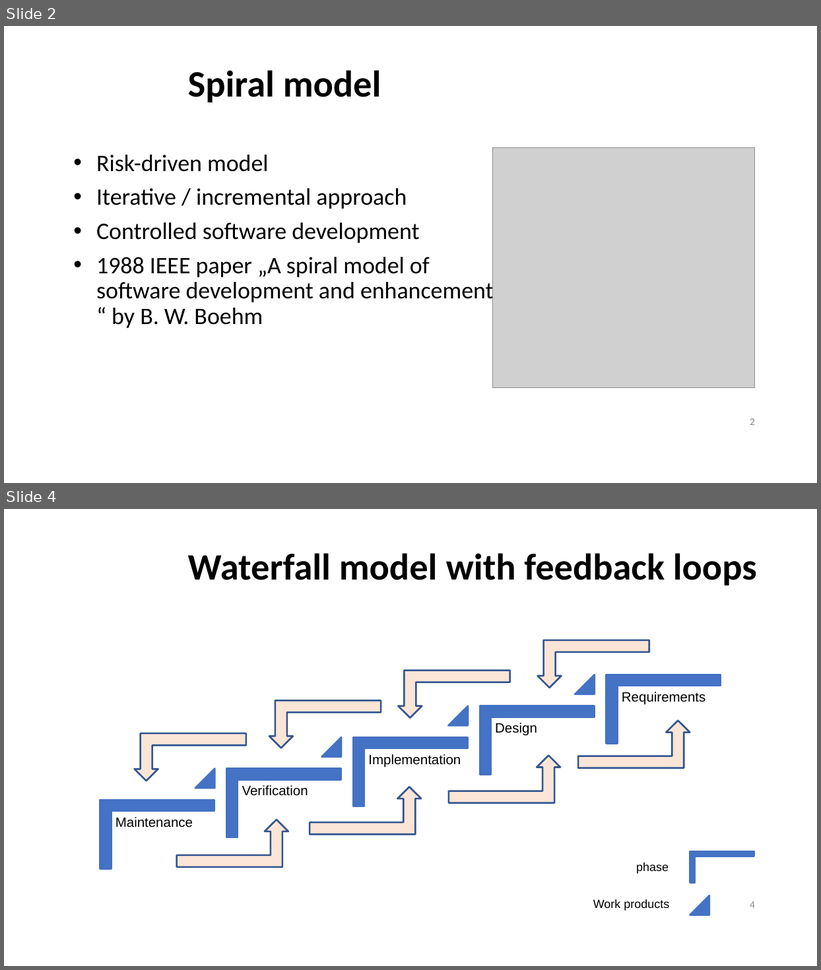
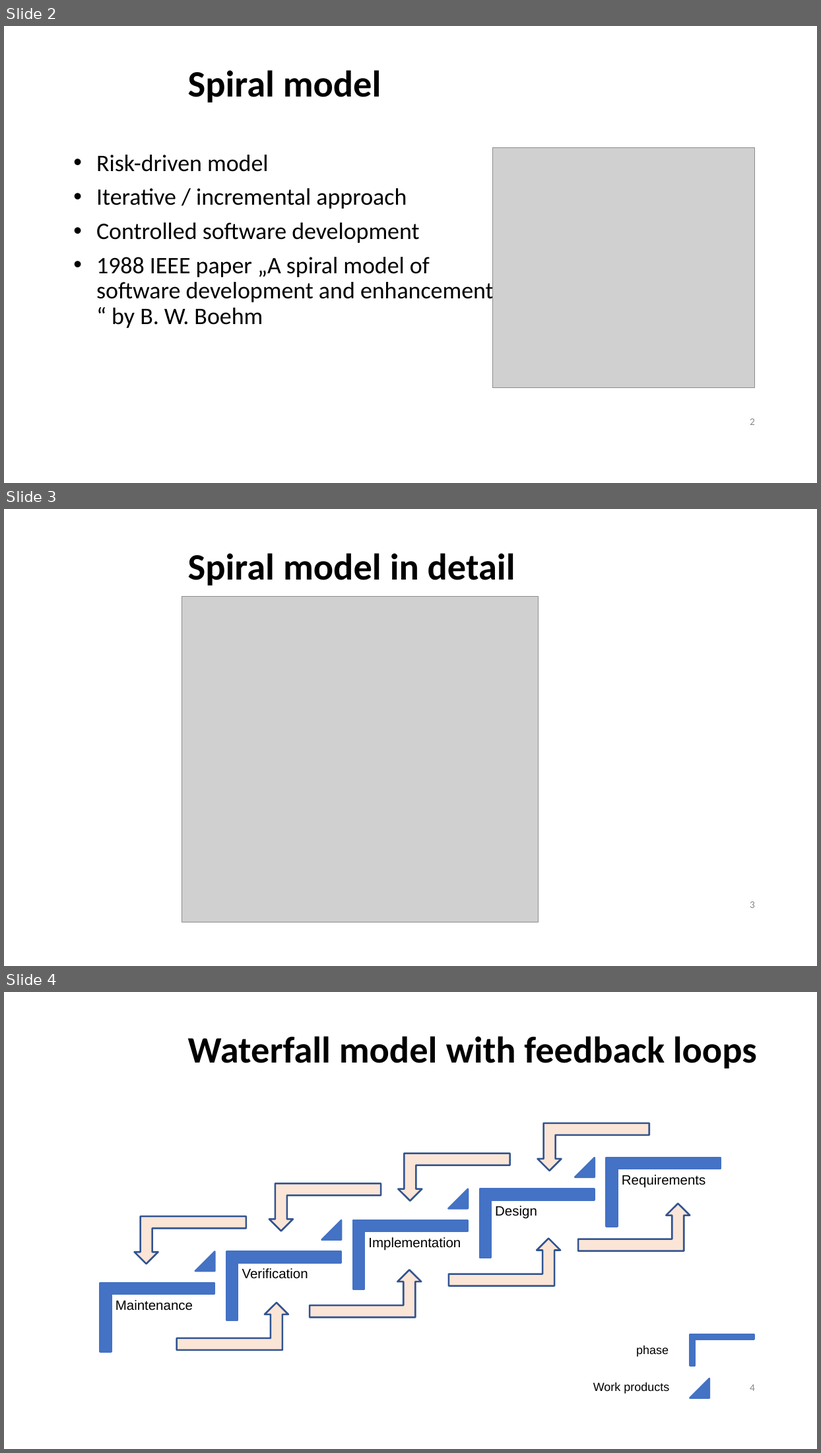
Before and after one commit to blaztoma/software-systems, a slide deck: Modules/Software engineering (P175B015)/Video/Spiral.pptx. Shown one above the other, each under a label of ours: slides 2 and 4 before the commit, slides 2, 3 and 4 after it; the slides between them are not shown. The pictures are 821x970 and 821x1453 pixels, drawn with LibreOffice and Linux fonts; fonts in the diff are those of the drawing; grey boxes stand for pictures; background and template pictures are left out. Boxes give left, top, right and bottom in pixels: in the first picture for what was removed or moved away, otherwise in the second. Text is boxed around its words. In the diff, an @@ line names an element or a change of style, - is before the commit and + after.

Commit message:
Spiral model in detail started.

```diff
--- a/Modules/Software engineering (P175B015)/Video/Spiral.pptx
+++ b/Modules/Software engineering (P175B015)/Video/Spiral.pptx
@@ slide 3 added at (x1=4, y1=509, x2=817, y2=966), background #FFFFFF @@
@@ title added at (x1=188, y1=553, x2=516, y2=586), 44 pt, text #000000, bold @@
+Spiral model in detail
@@ picture added at (x1=182, y1=596, x2=539, y2=923) @@
@@ page number added at (x1=750, y1=902, x2=755, y2=908), 12 pt, text #888888 @@
+3
```
Also in this commit, not shown: 1 slide removed.
